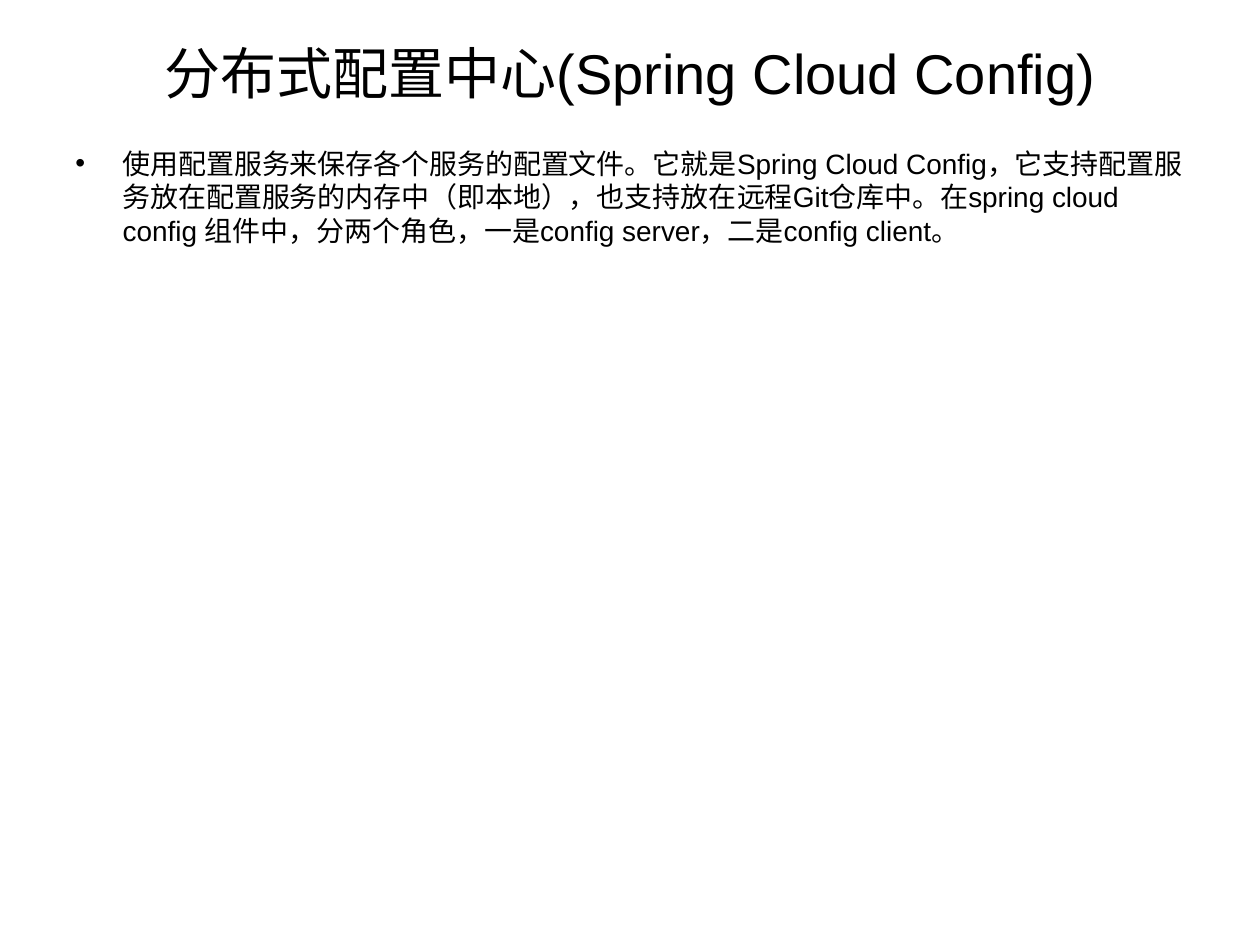
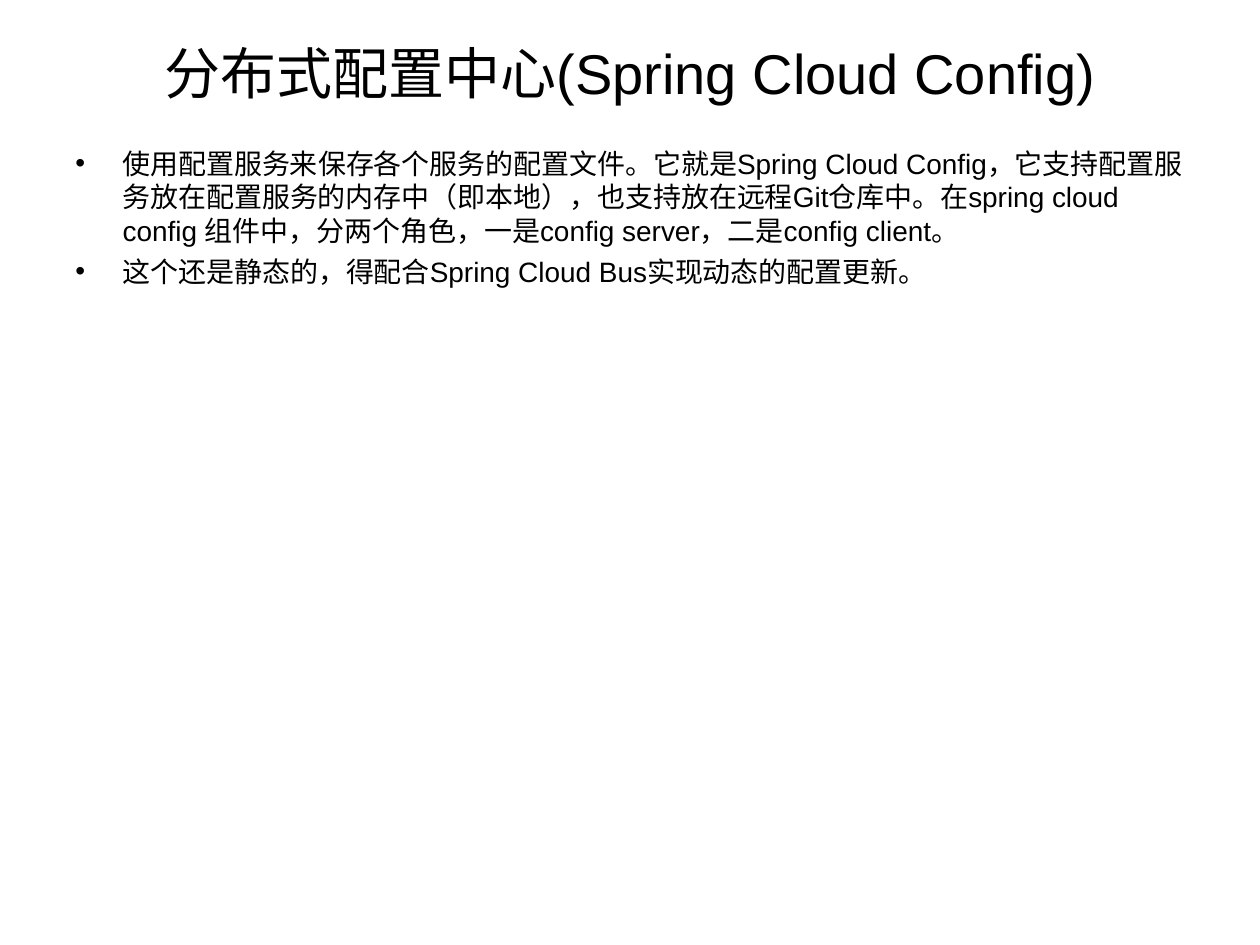
Before and after one commit to xingxingtx/SpringCloud, a slide deck: slide 17 of SpringCloud.ppt (slide 12 before the commit). Drawn at 1260x945 pixels with LibreOffice and Linux fonts; fonts in the diff are those of the drawing. Boxes give left, top, right and bottom in pixels: in the first picture for what was removed or moved away, otherwise in the second. Text is boxed around its words. In the diff, an @@ line names an element or a change of style, - is before the commit and + after.

Commit message:
springcloud ppt介绍文档提交

```diff
--- a/SpringCloud.ppt
+++ b/SpringCloud.ppt
@@ text at (123,258,927,288): paragraph added @@
+• 这个还是静态的，得配合Spring Cloud Bus实现动态的配置更新。
```
Also in this commit, not shown: 2 other slides changed, 5 slides added.
